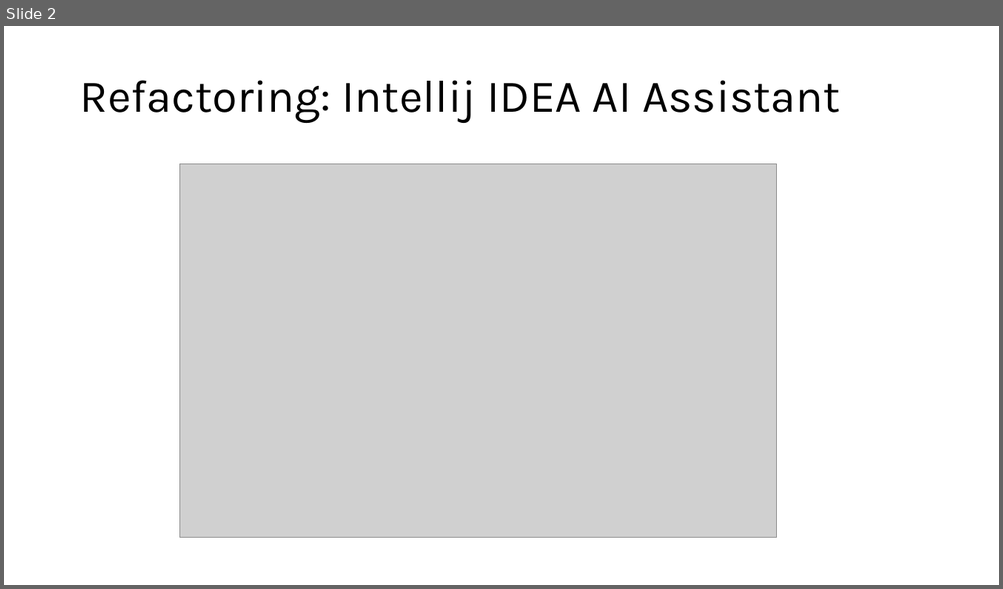
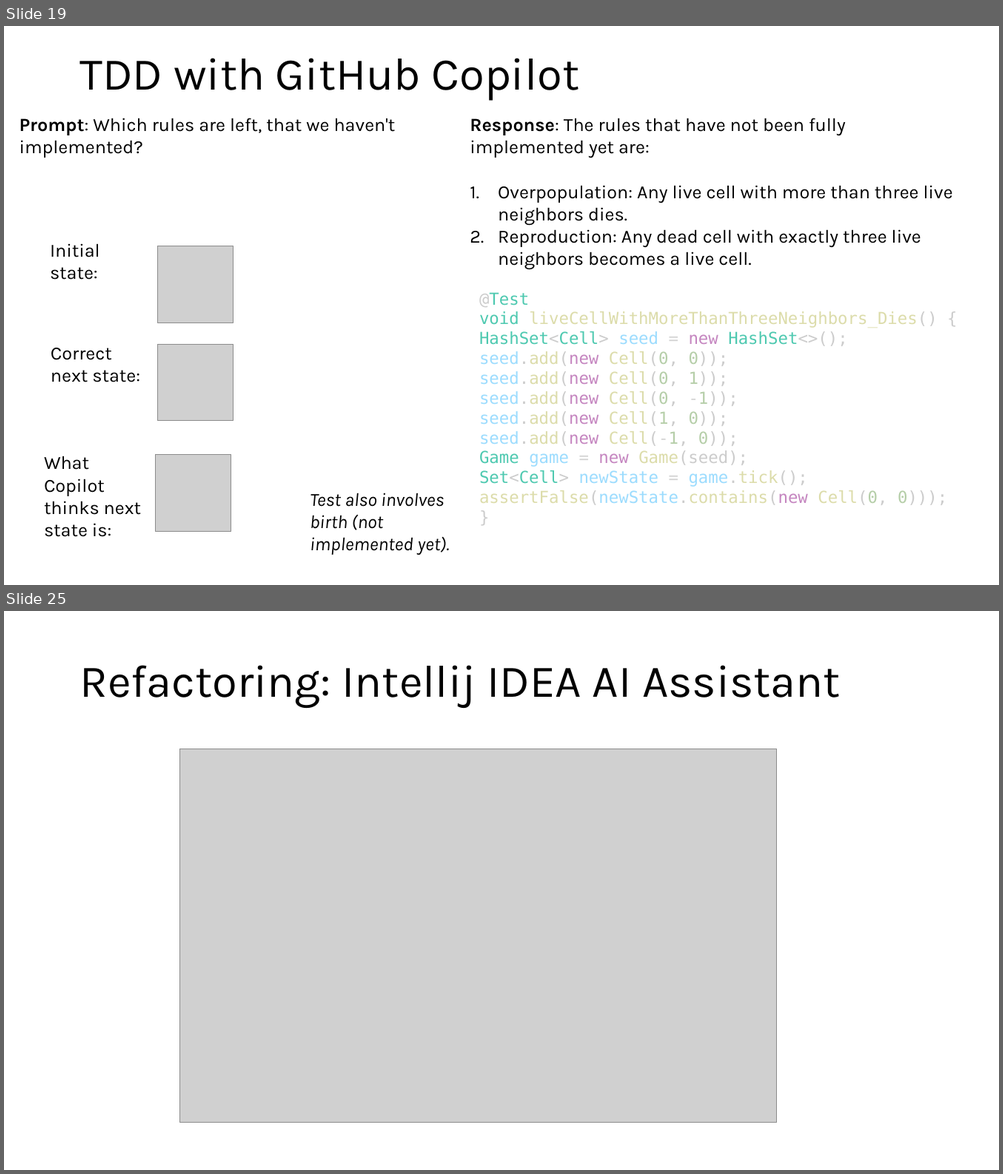
Before and after one commit to steverb1/Decks, a slide deck: refactoring.pptx. Shown one above the other, each under a label of ours: slide 2 before the commit, slides 19 and 25 after it; the slides between them are not shown. The pictures are 1003x589 and 1003x1174 pixels, drawn with LibreOffice and Linux fonts; fonts in the diff are those of the drawing; grey boxes stand for pictures. Boxes give left, top, right and bottom in pixels: in the first picture for what was removed or moved away, otherwise in the second. Text is boxed around its words. In the diff, an @@ line names an element or a change of style, - is before the commit and + after.

```diff
--- a/refactoring.pptx
+++ b/refactoring.pptx
@@ slide 19 added at [4, 26, 999, 585], background #FFFFFF @@
@@ title added at [79, 58, 580, 101], 44 pt, text #000000 @@
+TDD with GitHub Copilot
@@ text added at [20, 118, 395, 158], 18 pt, text #000000 @@
+Prompt: Which rules are left, that we haven't implemented?
@@ text added at [498, 185, 953, 270], 18 pt, text #000000 @@
+Response: The rules that have not been fully implemented yet are:
+1. Overpopulation: Any live cell with more than three live neighbors dies.
+2. Reproduction: Any dead cell with exactly three live neighbors becomes a live cell.
@@ text added at [50, 244, 100, 280], 18 pt, text #000000 @@
+Initial state:
@@ picture added at [158, 247, 233, 323] @@
@@ text added at [479, 292, 947, 506], 16 pt, text #DCDCAA @@
+@Test
+void liveCellWithMoreThanThreeNeighbors_Dies() {
+HashSet<Cell> seed = new HashSet<>();
+seed.add(new Cell(0, 0));
+seed.add(new Cell(0, 1));
+seed.add(new Cell(0, -1));
+seed.add(new Cell(1, 0));
+seed.add(new Cell(-1, 0));
+Game game = new Game(seed);
+Set<Cell> newState = game.tick();
+assertFalse(newState.contains(new Cell(0, 0)));
+}
@@ text added at [51, 348, 140, 383], 18 pt, text #000000 @@
+Correct next state:
@@ picture added at [158, 345, 233, 421] @@
@@ text added at [44, 456, 141, 537], 18 pt, text #000000 @@
+What Copilot thinks next state is:
@@ picture added at [156, 455, 231, 532] @@
@@ text added at [310, 493, 449, 555], 18 pt, text #000000, italic @@
+Test also involves birth (not implemented yet).
@@ what was slide 2 is now slide 25 @@
```
Also in this commit, not shown: 22 other slides added.
